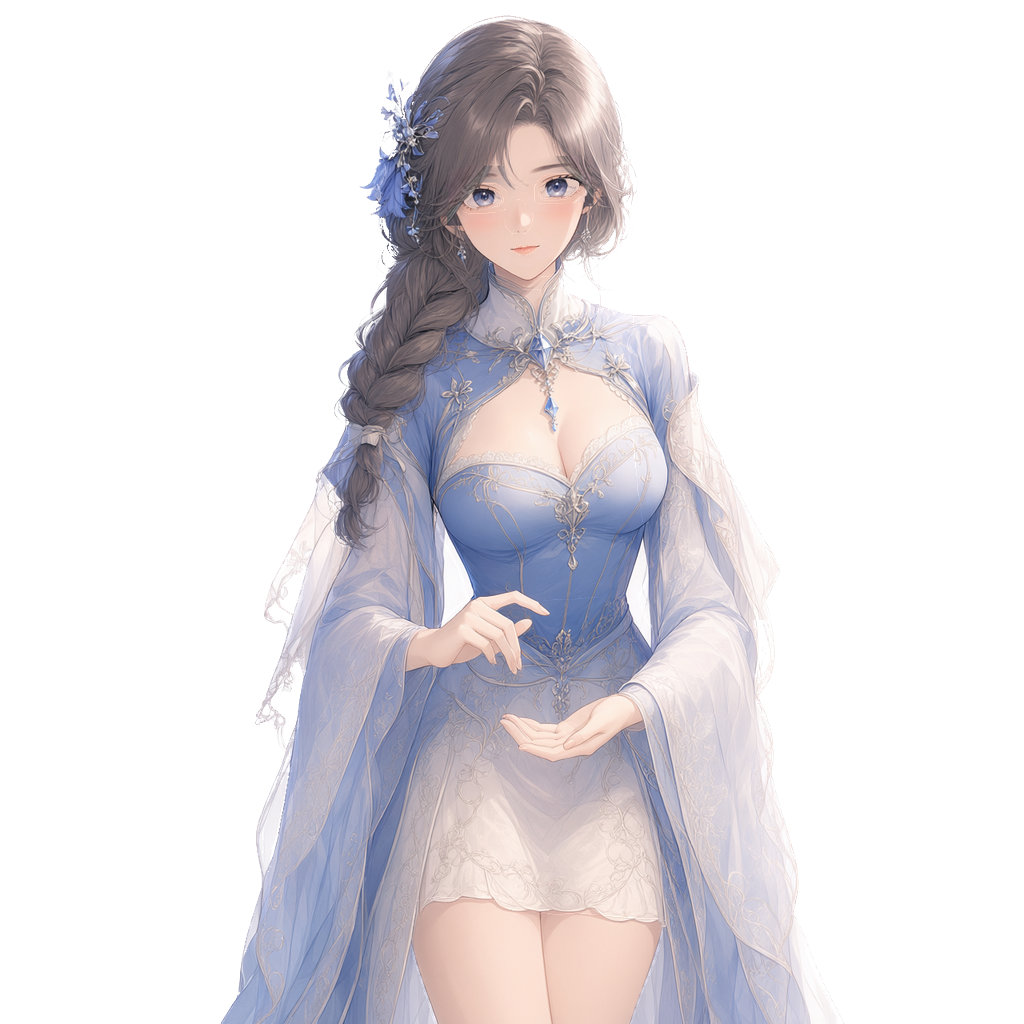
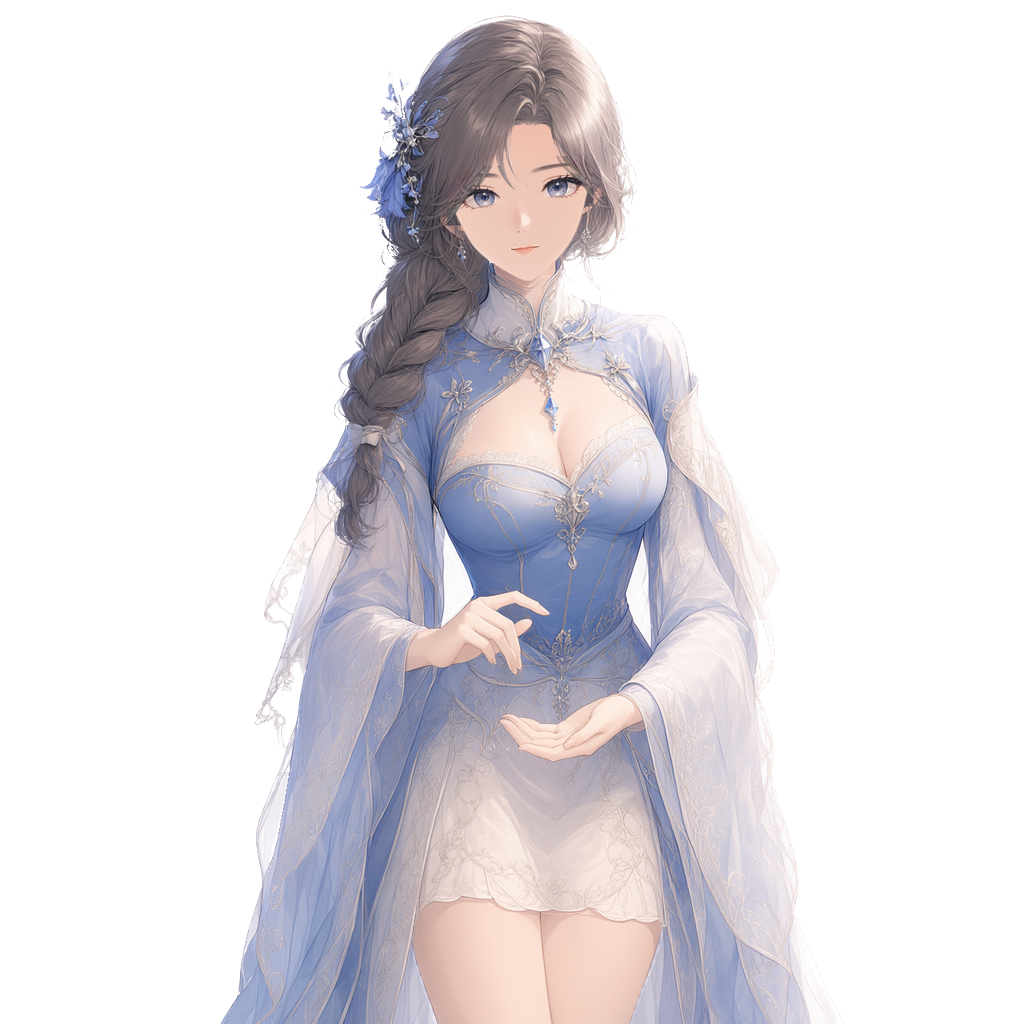
Layers edited between the first and the second 1024 × 1024 image:
painted on "mouth_smile" over [502, 241, 548, 261]
painted on "mouth_open" over [507, 238, 545, 262]
painted on "eye_close-r" over [538, 179, 589, 201]
painted on "eye_close-l" over [453, 192, 502, 222]
painted on "mouth_close" over [507, 242, 543, 258]
painted on "eyebrow-r" over [527, 160, 580, 177]
painted on "eyebrow-l" over [472, 170, 505, 184]
painted on "eyelash-r" over [531, 170, 590, 207]
painted on "irides-r" over [542, 174, 572, 202]
painted on "eyewhite-r" over [537, 176, 582, 202]
painted on "eyelash-l" over [453, 180, 510, 217]
painted on "irides-l" over [469, 183, 498, 213]
painted on "eyewhite-l" over [459, 186, 505, 211]
painted on "nose" over [499, 194, 537, 240]
painted on "face" over [453, 123, 590, 281]
